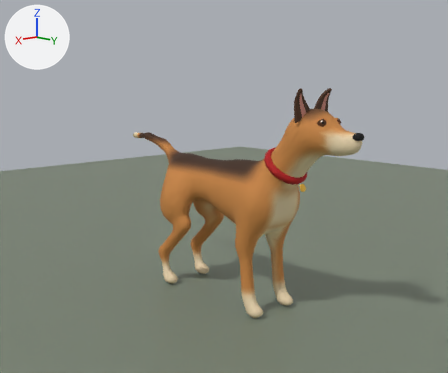
Before and after pictures for a commit that changed the Blender file models/dog/blender/Dog.blend.
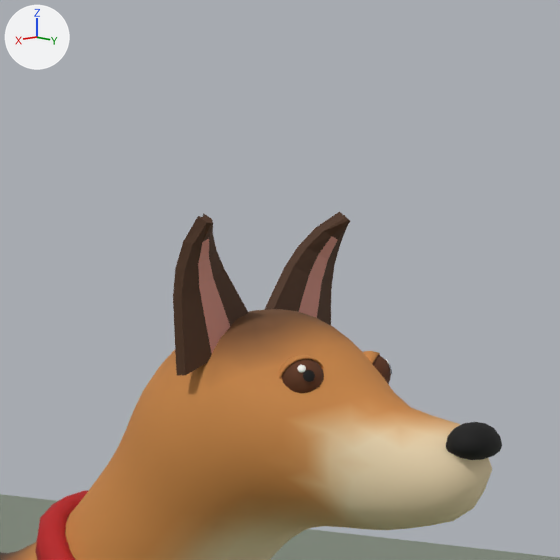
There are two pictures of each version: one from the file's camera 'Cam', one close up on the part from 57% to 84% of the width and 11% to 44% of the height. The axes (+X, +Y, +Z) are drawn at upper left. The lights are the same throughout. The first two pictures are the older version.

Objects in the first close-up: 'Dog', 'Ground'.
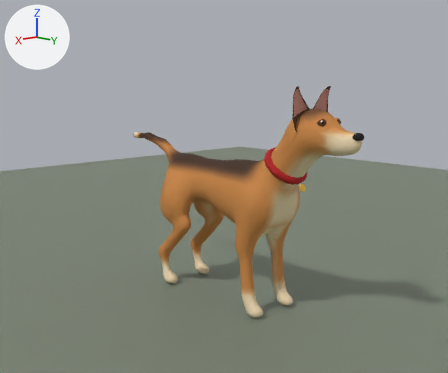
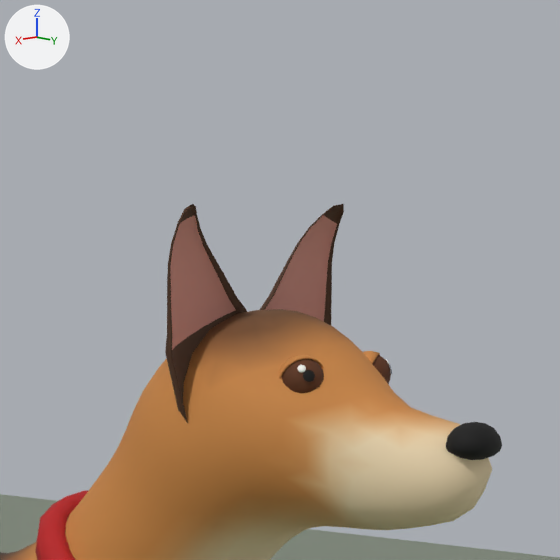
Location of each change, [x1, y1, x2, y2] in pixels of the close-ups (560 x 560 px):
'Dog', reshaped: before [0, 212, 502, 560]; after [0, 204, 502, 560]
part 1 of me_dog, rebuilt: before [264, 212, 350, 325]; after [260, 204, 344, 325]
part 2 of me_dog, rebuilt: before [173, 213, 248, 375]; after [165, 204, 247, 423]

The change, as a list of edits to the scene's bpy script:
```text
Change me_dog:
    used by ob_dog; location = (0.0, 0.0, 0.0)
    remove me_dog.from_pydata(...)  # 5538 vertices, 5564 faces; spans x -0.139..0.139, y -0.649..0.617, z 0.002..0.841
    add me_dog.from_pydata(...)  # 5736 vertices, 5774 faces; spans x -0.139..0.139, y -0.649..0.617, z 0.002..0.847
    me_dog part 1: the loose piece of 56 vertices spanning x -0.085..-0.004, y 0.407..0.435, z 0.729..0.841 is rebuilt with 155 vertices and now spans x -0.092..-0.001, y 0.39..0.423, z 0.676..0.847
    me_dog part 2: the loose piece of 56 vertices spanning x 0.005..0.086, y 0.407..0.434, z 0.729..0.841 is rebuilt with 155 vertices and now spans x 0.001..0.092, y 0.39..0.423, z 0.674..0.847
```
